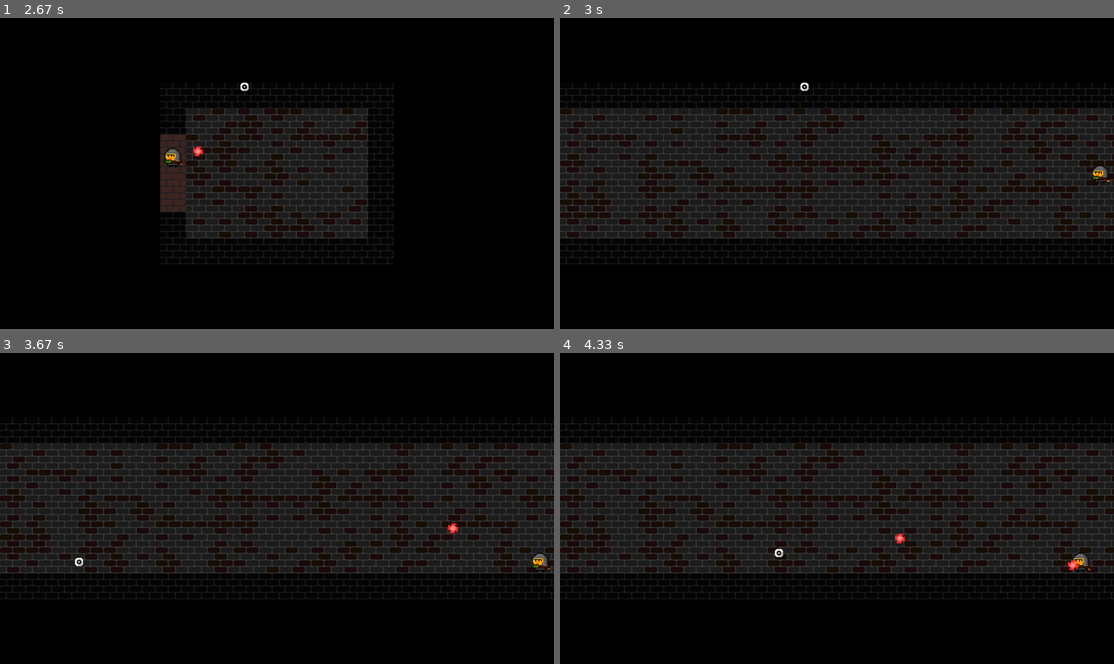
Above: before the commit, frames 1-4 (two rows, left to right).
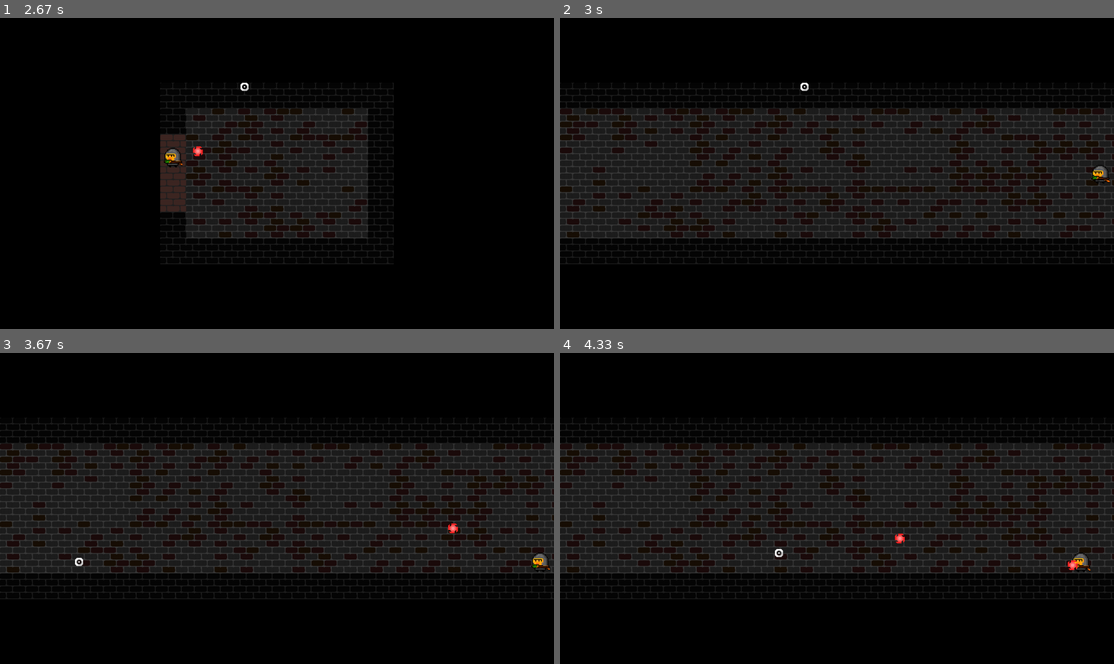
Above: after the commit, the same moments.

Repository: VladislavTuzov/PyGame
Game: pygame game, started from main.py
The game is run twice, just before and just after one commit, with the same random seed, the same clock (stepped at 60 frames per second) and the same inputs.
Inputs (mouse positions are in pixels of both pictures, inside the frame that each line leads up to):
- Up to frame 1 (2.67 s): press the mouse at (277, 133) at 0.37 s; move the mouse to (265, 114) at 0.47 s; release the mouse at (249, 92) at 0.6 s; hold Left 0.67-1.2 s; move the mouse to (448, 67) at 0.7 s; click (238, 254) at 1.28 s; hold Down 1.57-1.87 s; click (72, 67) at 1.65 s; hold Left 1.9-2.3 s; click (105, 288) at 1.98 s; hold Up from 2.33 s (still down); click (243, 86) at 2.42 s
- Up to frame 2 (3 s): release Up at 2.7 s; tap A at 2.73 s
- Up to frame 3 (3.67 s): hold Down from 3.07 s (still down); click (77, 561) at 3.15 s
- Up to frame 4 (4.33 s): release Down at 3.7 s; hold Down 3.73-4.1 s; click (1030, 620) at 3.82 s; hold Left from 4.13 s (still down); click (776, 552) at 4.22 s

Frame 1 is identical in both runs. In frame 2, 0.7% of the frame differs, in the area x 0-100%, y 29-71%; in frame 3, 0.7%; in frame 4, 0.7%.

Commit message:
new level pattern, fix gate create alg

Diff:
--- a/classes/generation.py
+++ b/classes/generation.py
@@ -13,8 +13,9 @@
 class Level:
     def __init__(self, location):
         self.location = location
-        self.scheme = patterns.get_random_scheme()
-        self.current_position = [0, 0]  # will be changed by spawn and player
+        self.scheme = patterns.get_random_level()
+        self.current_x = 0
+        self.current_y = 0
         self._parse_scheme()
 
     def _parse_scheme(self):
@@ -29,7 +30,8 @@
                     self.matrix[i][j] = room
                     if cell == helpers.SPAWN:
                         self.current_room = self.matrix[i][j]
-                        self.current_position = [i, j]
+                        self.current_x = j
+                        self.current_y = i
                 elif cell in helpers.TUNNELS:
                     tunnel = Tunnel(self, self.location, cell)
                     self.matrix[i][j] = tunnel
@@ -39,6 +41,8 @@
     def _add_gates(self, pattern, i, j):
         for x in range(i - 1, i + 2):
             for y in range(j - 1, j + 2):
+                if x < 0 or y < 0:
+                    continue
                 try:
                     near_cell = self.scheme[x][y]
                     if near_cell == helpers.V_TUNN:
@@ -55,10 +59,9 @@
                     continue
 
     def update_position(self, x_shift, y_shift, hero):
-        self.current_position[0] += x_shift
-        self.current_position[1] += y_shift
-        i, j = self.current_position
-        self.current_room = self.matrix[j][i]
+        self.current_x += x_shift
+        self.current_y += y_shift
+        self.current_room = self.matrix[self.current_y][self.current_x]
         if x_shift == +1:
             self.current_room.place_hero(hero, 'left')
         elif x_shift == -1:
@@ -72,6 +75,9 @@
 class Location:
     enemies_spawnpoints = []
     other_sprites = helpers.InteractionGroup()
+
+    def __repr__(self):
+        return f'<{self.__class__.__name__}>'
 
     def is_hero_outside_room(self, hero):
         if hero.rect.x < self.rect.x:
--- a/patterns.py
+++ b/patterns.py
@@ -46,7 +46,7 @@
         return new_wall
 
 
-def get_random_scheme():
+def get_random_level():
     return choice(levels)
 
 
--- a/source/patterns.txt
+++ b/source/patterns.txt
@@ -45,3 +45,7 @@
 #-#
   |
   #-S
+
+#-#-#-P
+  |
+#-#-S
